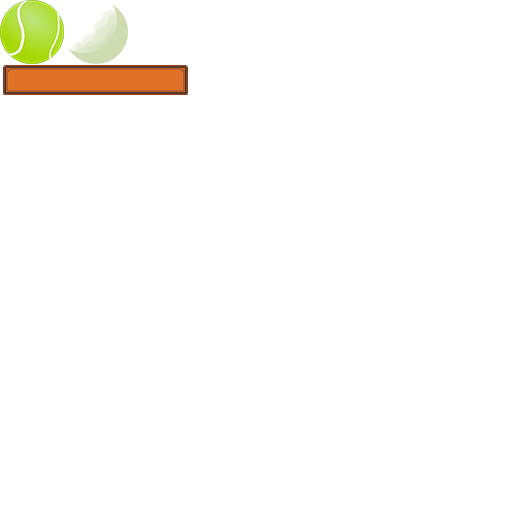
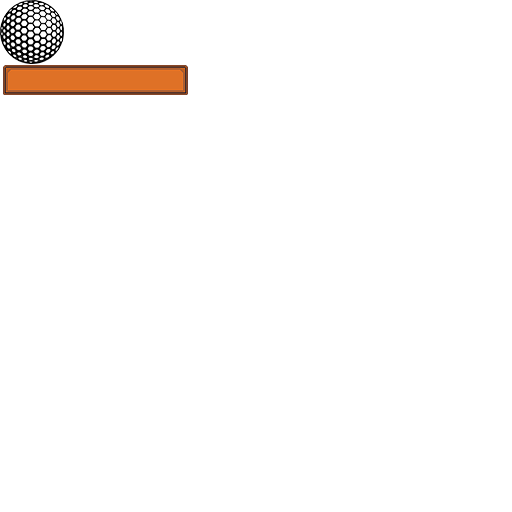
Before/after of a 512px x 512px layered artwork. What changed in the layer stack:
added layer "Слой 10" above "Слой 9" over [0,0,64,64]
added layer "Слой 8" (77%) above "Слой 5" over [84,12,104,36]
hid "Слой 4" over [68,4,128,64]
hid "Слой 3" over [0,0,64,64]
